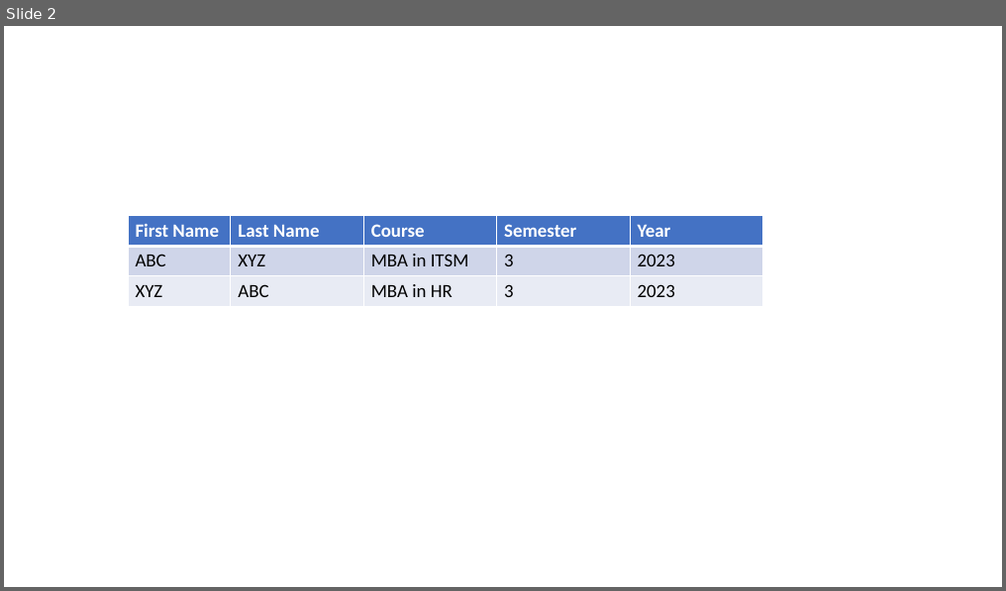
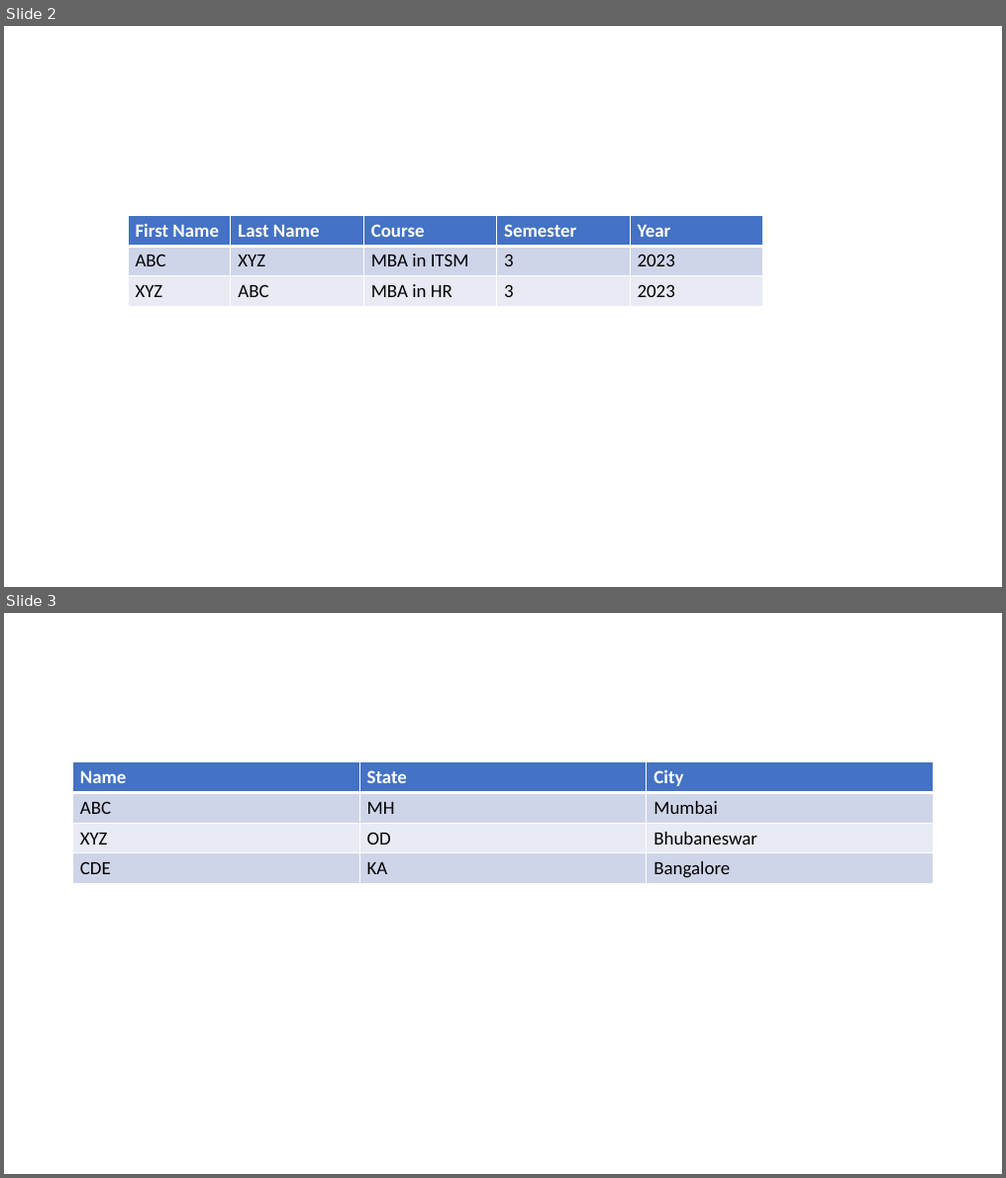
Before and after one commit to AskSnehasish/Basic-Python-Scripts, a slide deck: data/PPT Reader Sample.pptx. Shown one above the other, each under a label of ours: slide 2 before the commit, slides 2 and 3 after it. The pictures are 1006x591 and 1006x1178 pixels, drawn with LibreOffice and Linux fonts; fonts in the diff are those of the drawing. Boxes give left, top, right and bottom in pixels: in the first picture for what was removed or moved away, otherwise in the second. Text is boxed around its words. In the diff, an @@ line names an element or a change of style, - is before the commit and + after.

```diff
--- a/data/PPT Reader Sample.pptx
+++ b/data/PPT Reader Sample.pptx
@@ slide 3 added at (4,613,1002,1174), background #FFFFFF @@
@@ table added at (73,762,933,884), 4 rows, 3 columns @@
+Name | State | City
+ABC | MH | Mumbai
+XYZ | OD | Bhubaneswar
+CDE | KA | Bangalore
```
Also in this commit, not shown: 3 other files.
